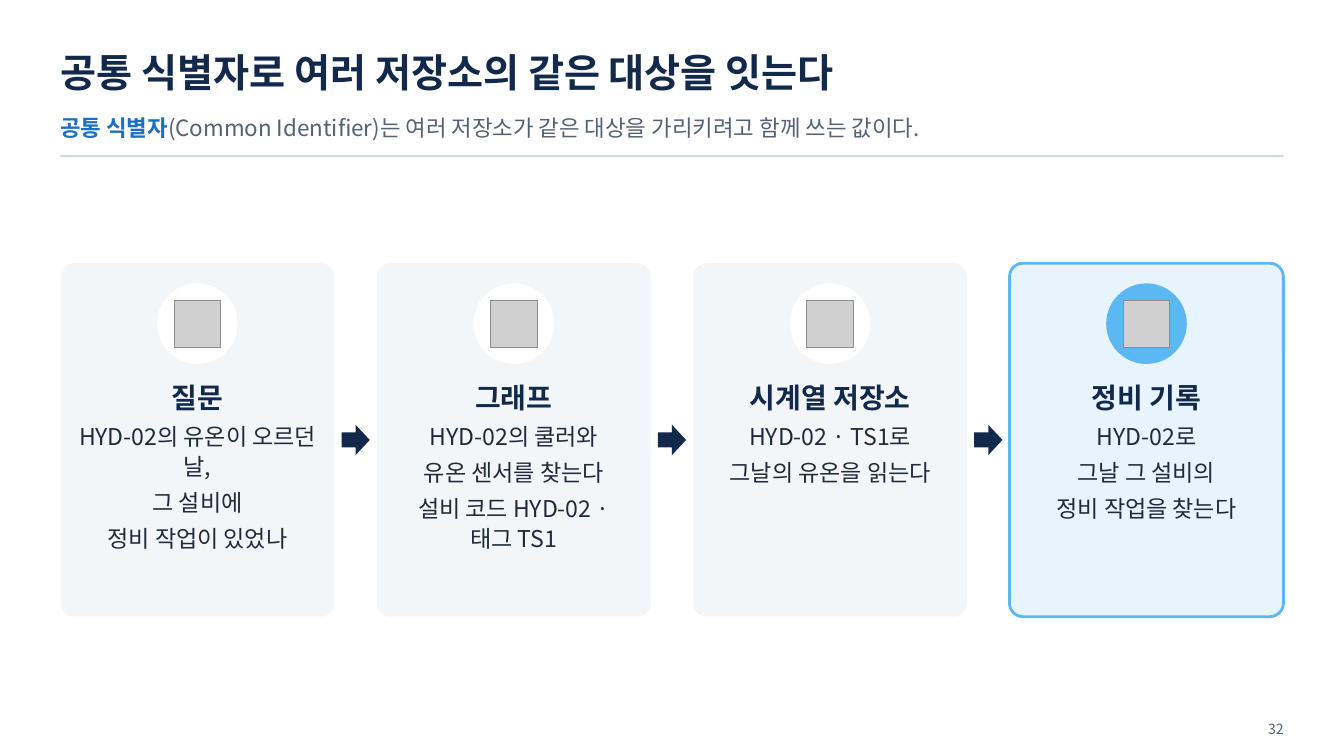
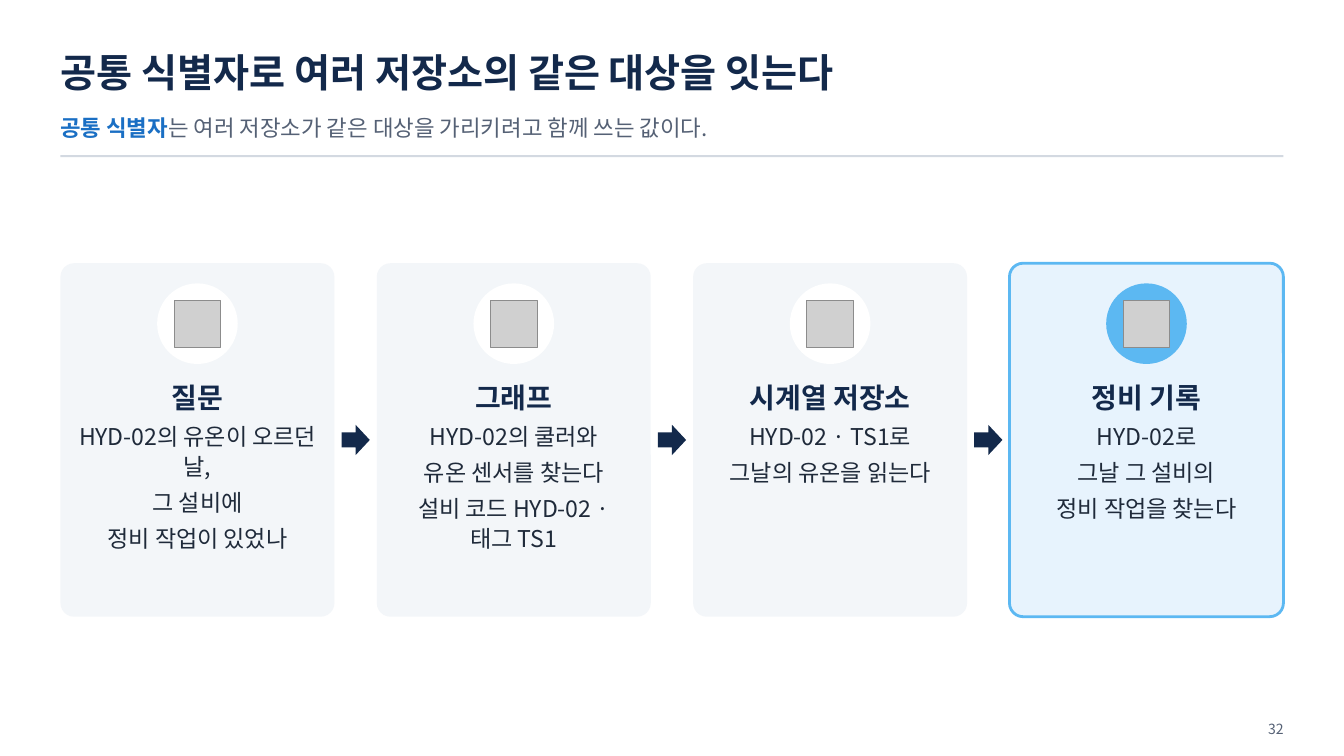
Before and after one commit to uengine-oss/hyd-iot-edu, a slide deck: slide 32 of workspace/강의제작/산출물/통합반/이론/02회차/통합반_02일차.pptx. Drawn at 1344x756 pixels with LibreOffice and Linux fonts; fonts in the diff are those of the drawing; grey boxes stand for pictures. Boxes give left, top, right and bottom in pixels: in the first picture for what was removed or moved away, otherwise in the second. Text is boxed around its words. In the diff, an @@ line names an element or a change of style, - is before the commit and + after.

```diff
--- a/workspace/강의제작/산출물/통합반/이론/02회차/통합반_02일차.pptx
+++ b/workspace/강의제작/산출물/통합반/이론/02회차/통합반_02일차.pptx
@@ text at <box>60,117,708,138</box>: text changed @@
-공통 식별자(Common Identifier)는 여러 저장소가 같은 대상을 가리키려고 함께 쓰는 값이다.
+공통 식별자는 여러 저장소가 같은 대상을 가리키려고 함께 쓰는 값이다.
```
Also in this commit, not shown: 26 other slides changed, 23 other files.
